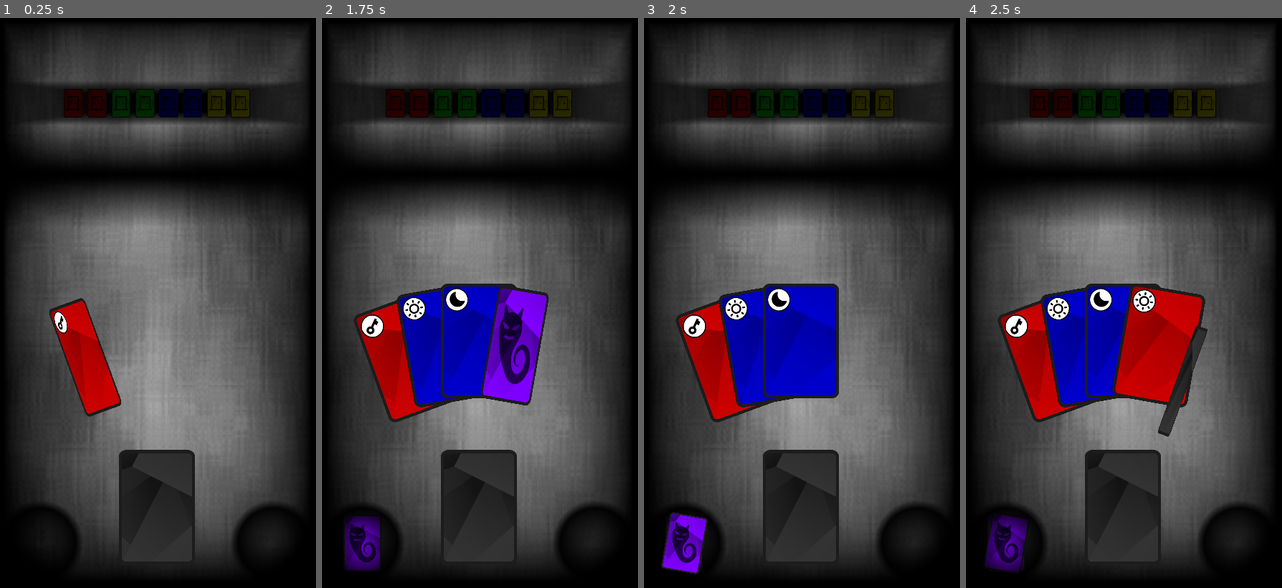
Above: before the commit, frames 1-4 (left to right).
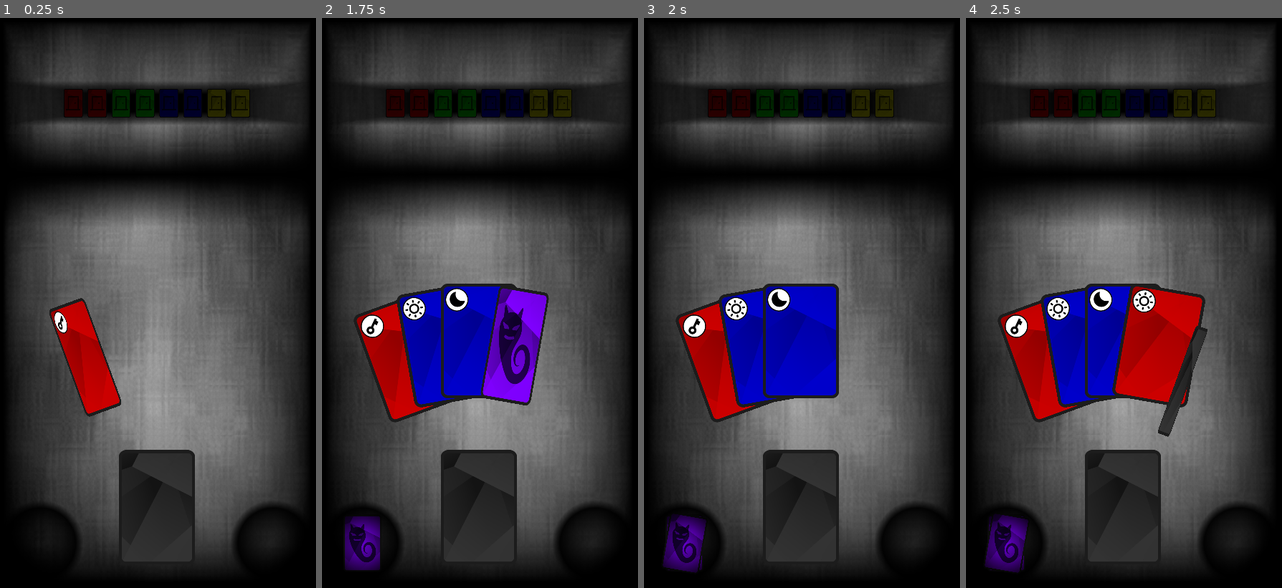
Above: after the commit, the same moments.

Repository: marcopar/Onirica
Game: Godot game, scene res://scenes/main/main.tscn
Two runs of this game, one before a commit and one after it. Both use one fixed random seed, a clock stepped at 60 frames per second and the inputs below.
Inputs (mouse positions are in pixels of both pictures, inside the frame that each line leads up to):
- Up to frame 1 (0.25 s): no input
- Up to frame 2 (1.75 s): drag from (480, 508) to (480, 177) at 0.52 s; drag from (363, 542) to (480, 508) at 1.27 s
- Up to frame 3 (2 s): no input
- Up to frame 4 (2.5 s): move the mouse to (1051, 360) at 2.02 s; click (1051, 360) at 2.17 s

Frames 1-2 are identical in both runs. In frame 3, 0.9% of the frame differs, in the area x 5-20%, y 86-98%; in frame 4, nothing differs.

Commit message:
Convert texturerect to sprite2d for fading effects, nightmare panel WIP

Diff:
--- a/project/scenes/discard/discard.tscn
+++ b/project/scenes/discard/discard.tscn
@@ -1,6 +1,7 @@
 [gd_scene load_steps=8 format=3 uid="uid://bnxsoiggcrqk"]
 
 [ext_resource type="Script" path="res://scenes/discard/discard.gd" id="1_h4lno"]
+[ext_resource type="Gradient" uid="uid://bku5rcu7ieurn" path="res://scenes/limbo_discart_gradient.tres" id="2_em7rx"]
 
 [sub_resource type="Gradient" id="Gradient_o0p53"]
 colors = PackedColorArray(1, 1, 1, 1, 0, 0, 0, 1)
@@ -15,15 +16,11 @@
 [sub_resource type="CircleShape2D" id="CircleShape2D_vbo5n"]
 radius = 145.0
 
-[sub_resource type="CanvasItemMaterial" id="CanvasItemMaterial_fbsob"]
+[sub_resource type="CanvasItemMaterial" id="CanvasItemMaterial_qx3m6"]
 blend_mode = 3
 
-[sub_resource type="Gradient" id="Gradient_640th"]
-offsets = PackedFloat32Array(0, 0.558464, 0.684119)
-colors = PackedColorArray(1, 1, 1, 1, 0.0695653, 0.0695653, 0.0695653, 1, 1, 1, 1, 1)
-
-[sub_resource type="GradientTexture2D" id="GradientTexture2D_xekak"]
-gradient = SubResource("Gradient_640th")
+[sub_resource type="GradientTexture2D" id="GradientTexture2D_ehpme"]
+gradient = ExtResource("2_em7rx")
 width = 300
 height = 300
 fill = 1
@@ -46,21 +43,10 @@
 
 [node name="CardContainer" type="Node2D" parent="."]
 
-[node name="TextureRect" type="TextureRect" parent="."]
-z_index = 100
-material = SubResource("CanvasItemMaterial_fbsob")
-anchors_preset = 8
-anchor_left = 0.5
-anchor_top = 0.5
-anchor_right = 0.5
-anchor_bottom = 0.5
-offset_left = -150.0
-offset_top = -150.0
-offset_right = 150.0
-offset_bottom = 150.0
-grow_horizontal = 2
-grow_vertical = 2
-texture = SubResource("GradientTexture2D_xekak")
+[node name="Sprite2D" type="Sprite2D" parent="."]
+z_index = 199
+material = SubResource("CanvasItemMaterial_qx3m6")
+texture = SubResource("GradientTexture2D_ehpme")
 
 [connection signal="area_entered" from="." to="." method="_on_area_entered"]
 [connection signal="area_exited" from="." to="." method="_on_area_exited"]
--- a/project/scenes/labyrinth/labyrinth.tscn
+++ b/project/scenes/labyrinth/labyrinth.tscn
@@ -1,6 +1,7 @@
 [gd_scene load_steps=8 format=3 uid="uid://cau3cr0g51h8p"]
 
 [ext_resource type="Script" path="res://scenes/labyrinth/labyrinth.gd" id="1_ufj7f"]
+[ext_resource type="Gradient" uid="uid://dxyvf1s3irami" path="res://scenes/labyrinth/labyrinth_gradient.tres" id="2_k8sl5"]
 
 [sub_resource type="Gradient" id="Gradient_u2po4"]
 offsets = PackedFloat32Array(0, 0.539267, 1)
@@ -15,15 +16,13 @@
 [sub_resource type="RectangleShape2D" id="RectangleShape2D_wyiyu"]
 size = Vector2(1080, 100)
 
-[sub_resource type="CanvasItemMaterial" id="CanvasItemMaterial_6gvf1"]
+[sub_resource type="CanvasItemMaterial" id="CanvasItemMaterial_72pmk"]
 blend_mode = 3
 
-[sub_resource type="Gradient" id="Gradient_jqj4w"]
-offsets = PackedFloat32Array(0.0157068, 0.0401396)
-
-[sub_resource type="GradientTexture1D" id="GradientTexture1D_uja7a"]
-gradient = SubResource("Gradient_jqj4w")
+[sub_resource type="GradientTexture2D" id="GradientTexture2D_dv73n"]
+gradient = ExtResource("2_k8sl5")
 width = 1080
+height = 230
 
 [node name="Labyrinth" type="Area2D" groups=["labyrinth"]]
 script = ExtResource("1_ufj7f")
@@ -46,15 +45,21 @@
 
 [node name="CardContainer" type="Node2D" parent="."]
 
-[node name="FadeRect" type="TextureRect" parent="."]
+[node name="ScrollInput" type="Control" parent="."]
 z_index = 100
 z_as_relative = false
-material = SubResource("CanvasItemMaterial_6gvf1")
+layout_mode = 3
+anchors_preset = 0
 offset_top = -115.0
 offset_right = 1080.0
 offset_bottom = 115.0
-texture = SubResource("GradientTexture1D_uja7a")
+
+[node name="LeftFading" type="Sprite2D" parent="."]
+z_index = 199
+material = SubResource("CanvasItemMaterial_72pmk")
+position = Vector2(540, 0)
+texture = SubResource("GradientTexture2D_dv73n")
 
 [connection signal="area_entered" from="." to="." method="_on_area_entered"]
 [connection signal="area_exited" from="." to="." method="_on_area_exited"]
-[connection signal="gui_input" from="FadeRect" to="." method="_on_fade_rect_gui_input"]
+[connection signal="gui_input" from="ScrollInput" to="." method="_on_fade_rect_gui_input"]
--- /dev/null
+++ b/project/scenes/labyrinth/labyrinth_gradient.tres
@@ -0,0 +1,4 @@
+[gd_resource type="Gradient" format=3 uid="uid://dxyvf1s3irami"]
+
+[resource]
+offsets = PackedFloat32Array(0.0157068, 0.0401396)
--- a/project/scenes/limbo/limbo.tscn
+++ b/project/scenes/limbo/limbo.tscn
@@ -1,19 +1,16 @@
 [gd_scene load_steps=6 format=3 uid="uid://dbcm0qgdsw0l7"]
 
 [ext_resource type="Script" path="res://scenes/limbo/limbo.gd" id="1_ibssl"]
+[ext_resource type="Gradient" uid="uid://bku5rcu7ieurn" path="res://scenes/limbo_discart_gradient.tres" id="2_g61vg"]
 
 [sub_resource type="CircleShape2D" id="CircleShape2D_5ngh6"]
 radius = 145.0
 
-[sub_resource type="CanvasItemMaterial" id="CanvasItemMaterial_fbsob"]
+[sub_resource type="CanvasItemMaterial" id="CanvasItemMaterial_5p6o8"]
 blend_mode = 3
 
-[sub_resource type="Gradient" id="Gradient_640th"]
-offsets = PackedFloat32Array(0, 0.558464, 0.684119)
-colors = PackedColorArray(1, 1, 1, 1, 0.0695653, 0.0695653, 0.0695653, 1, 1, 1, 1, 1)
-
-[sub_resource type="GradientTexture2D" id="GradientTexture2D_xekak"]
-gradient = SubResource("Gradient_640th")
+[sub_resource type="GradientTexture2D" id="GradientTexture2D_nuc87"]
+gradient = ExtResource("2_g61vg")
 width = 300
 height = 300
 fill = 1
@@ -27,18 +24,7 @@
 
 [node name="CardContainer" type="Node2D" parent="."]
 
-[node name="TextureRect" type="TextureRect" parent="."]
-z_index = 100
-material = SubResource("CanvasItemMaterial_fbsob")
-anchors_preset = 8
-anchor_left = 0.5
-anchor_top = 0.5
-anchor_right = 0.5
-anchor_bottom = 0.5
-offset_left = -150.0
-offset_top = -150.0
-offset_right = 150.0
-offset_bottom = 150.0
-grow_horizontal = 2
-grow_vertical = 2
-texture = SubResource("GradientTexture2D_xekak")
+[node name="Sprite2D" type="Sprite2D" parent="."]
+z_index = 199
+material = SubResource("CanvasItemMaterial_5p6o8")
+texture = SubResource("GradientTexture2D_nuc87")
--- /dev/null
+++ b/project/scenes/limbo_discart_gradient.tres
@@ -0,0 +1,5 @@
+[gd_resource type="Gradient" format=3 uid="uid://bku5rcu7ieurn"]
+
+[resource]
+offsets = PackedFloat32Array(0, 0.558464, 0.684119)
+colors = PackedColorArray(1, 1, 1, 1, 0.0695653, 0.0695653, 0.0695653, 1, 1, 1, 1, 1)
--- a/project/scenes/main/main.gd
+++ b/project/scenes/main/main.gd
@@ -69,6 +69,7 @@
 				await animate_card_draw(card)
 				if nightmares_enabled and card.card_model.type == CardManager.CARD_TYPE.NIGHTMARE:
 					await animate_nightmare(card)
+					return true
 				else:
 					await animate_card_to_limbo(card)
 					SignalManager.card_added_to_limbo.emit(card)
--- a/project/scenes/main/main.tscn
+++ b/project/scenes/main/main.tscn
@@ -7,6 +7,7 @@
 [ext_resource type="PackedScene" uid="uid://bnxsoiggcrqk" path="res://scenes/discard/discard.tscn" id="5_korep"]
 [ext_resource type="PackedScene" uid="uid://dbcm0qgdsw0l7" path="res://scenes/limbo/limbo.tscn" id="6_jqqak"]
 [ext_resource type="PackedScene" uid="uid://bxhxggou0553h" path="res://scenes/doorspanel/doors_panel.tscn" id="7_dlvyq"]
+[ext_resource type="PackedScene" uid="uid://dtcl11a05xwoe" path="res://scenes/nightmare_panel/nightmare_panel.tscn" id="8_7jqxr"]
 
 [node name="Main" type="Node2D"]
 script = ExtResource("1_xny0v")
@@ -47,6 +48,7 @@
 position = Vector2(930, 1770)
 
 [node name="Limbo" parent="." instance=ExtResource("6_jqqak")]
+z_index = 10
 position = Vector2(150, 1770)
 
 [node name="CardContainer" type="Node2D" parent="."]
@@ -57,5 +59,10 @@
 [node name="DoorFoundMarker" type="Marker2D" parent="."]
 position = Vector2(540, 900)
 
+[node name="NightmarePanel" parent="." instance=ExtResource("8_7jqxr")]
+z_index = 1000
+position = Vector2(540, 900)
+scale = Vector2(5, 5)
+
 [connection signal="area_entered" from="Deck" to="Deck" method="_on_area_entered"]
 [connection signal="area_exited" from="Deck" to="Deck" method="_on_area_exited"]
--- /dev/null
+++ b/project/scenes/nightmare_panel/nightmare_panel.tscn
@@ -0,0 +1,3 @@
+[gd_scene format=3 uid="uid://dtcl11a05xwoe"]
+
+[node name="NightmarePanel" type="Node2D"]
Not shown: 1 places in project/scenes/main/main.tscn that only renumber resources
